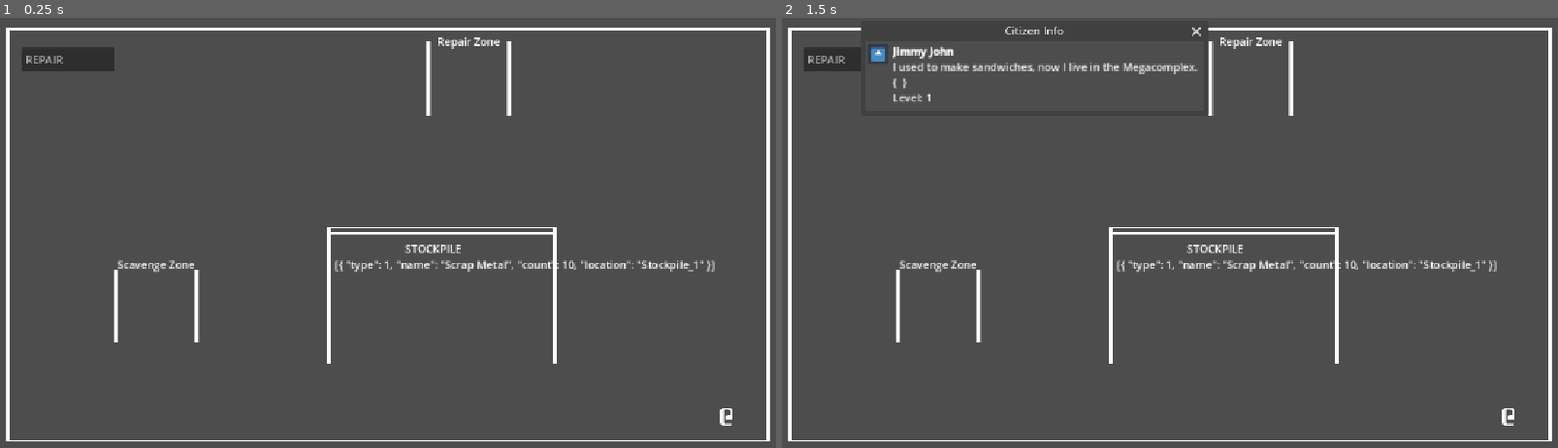
Above: before the commit, frames 1-2 (left to right).
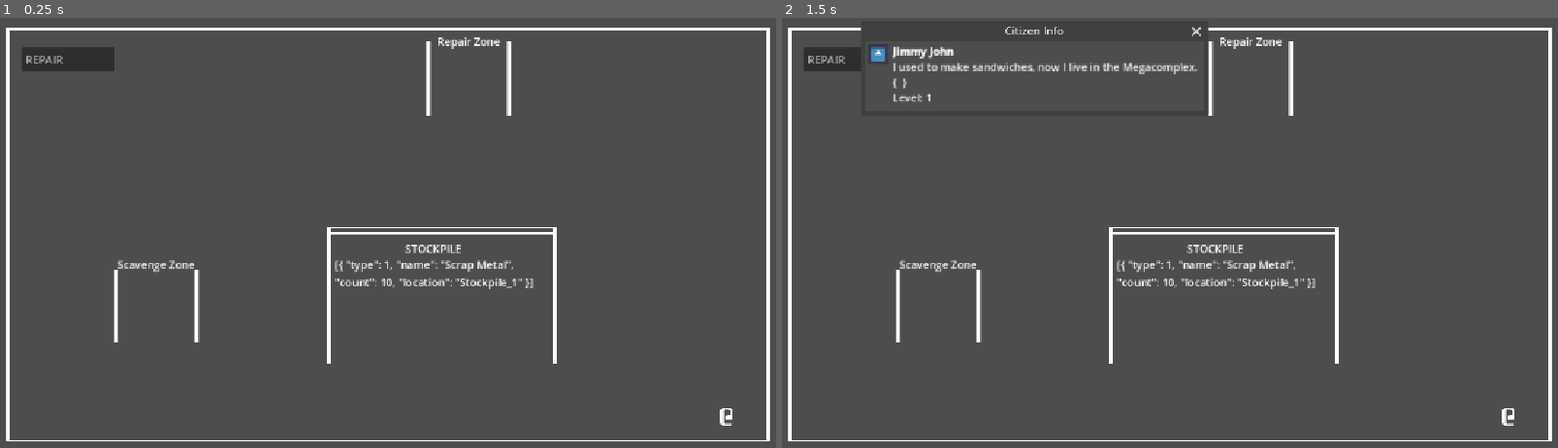
Above: after the commit, the same moments.

Repository: thompsonwill/megacomplex-testing-env
Game: Godot game, scene res://Colony_Sim_Basics/Colony_Sim_main.tscn
The game is run twice, just before and just after one commit, with the same random seed, the same clock (stepped at 60 frames per second) and the same inputs. The engine's default icon, where the game draws it, is replaced by a stand-in: a white triangle on a blue panel in a dark square.
Inputs (mouse positions are in pixels of both pictures, inside the frame that each line leads up to):
- Up to frame 1 (0.25 s): no input
- Up to frame 2 (1.5 s): tap Enter at 0.5 s; drag from (1511, 417) to (1247, 138) at 0.52 s; tap Space at 1.25 s; drag from (1014, 258) to (1511, 417) at 1.27 s

The runs differ from the first frame. In frame 1, 0.5% of the frame differs, in the area x 43-93%, y 56-64%; in frame 2, 0.5%.

Commit message:
Wooo. Inventory check, stockpile run, pickup item, do job

Diff:
--- a/Colony_Sim_Basics/Scripts/Colony_Citizen.gd
+++ b/Colony_Sim_Basics/Scripts/Colony_Citizen.gd
@@ -31,6 +31,9 @@
 var is_working: bool = false
 var target_position
 var STOPPING_DISTANCE: int = 25
+var current_action_purpose: String = "JOB" # Can be JOB, PICKUP, or DROP_OFF
+var required_pickup_item: Dictionary = {}
+var item_resource
 ## End player state vars
 
 # Do we still need this?
@@ -42,18 +45,22 @@
 
 # Used if there is a cost to the job we want to take.
 # Returns true if we have it in our inventory, false if we do not.
-func check_inventory_for_item(item_to_check: Dictionary) -> Variant:
-	print(item_to_check)
-	for item in inventory: # loop through our inventory to check if we have what we need
-		if item_to_check.resource == item.type: # if required resrouce type == the item in our inventory type...
-			return true
-		else:
-			print("You ain't got this one, pal.")
-			return false
-	return
-
-
-
+
+# Corrected: Checks all inventory items and checks the count
+func check_inventory_for_item(item_to_check: Dictionary) -> bool: # Explicitly return bool
+	var required_resource = item_to_check.resource
+	var required_count = item_to_check.count
+
+	for item in inventory:
+		# Check if the resource type matches AND the count is sufficient
+		if item_resource == item.type and item.count >= required_count:
+			return true # We have enough!
+
+	print("You ain't got the required %d of resource %s, pal." % [required_count, required_resource])
+	return false # Only return false after checking ALL inventory entries.
+
+func pickup_item(item) -> void:
+	pass
 
 # Function to let NPC claim a job
 # Need to clean up the code that actually sets the job details (current_job, is_working, target_position)
@@ -69,6 +76,7 @@
 				current_job = job_data
 				is_working = false # make sure we stop working when we move to the job location
 				target_position = job_data.location
+				current_action_purpose = "JOB"
 			else:
 				# Next step is to go looking for the resource in the stockpile.
 				# First, add the job_data to our queued_job array
@@ -76,8 +84,19 @@
 				# Move to that stockpile, pick up item
 				# Update inventory in stockpile & NPC inventory
 				# Check queued jobs, take the one on the list that we can pay for now
+				print("Adding job to NPC job queue")
+				queued_jobs.append(job_data)
+				print(queued_jobs)
 				print("We're looking for a stockpile")
-				BuildingManager.check_stockpile_for_item(item.resource)
+				if BuildingManager.check_stockpile_for_item(item.resource).success:
+					print("stockpile located")
+					var stockpile_info = BuildingManager.check_stockpile_for_item(item.resource).stockpile
+					required_pickup_item = item
+					current_action_purpose = "PICKUP"
+					target_position = stockpile_info.position
+					is_working = false
+					return
+
 
 	else: # this job is free to complete. So generous of our capitalist overlords.
 		print("No cost to this job")
@@ -124,9 +143,25 @@
 		if distance < STOPPING_DISTANCE:
 			velocity = Vector2.ZERO
 			target_position = null
+
 			print("Arrived at target location.")
-			is_working = true
-			print("NPC is now beginning work.")
+
+			match current_action_purpose:
+				"JOB":
+					# Landed at job site
+					if current_job:
+						is_working = true
+						print("Npc is now beginning work")
+				"PICKUP":
+					# Landed at stockpile to pick up the item
+					_execute_stockpile_pickup()
+				"DROP_OFF":
+					pass # do this l8r sk8r
+				_:
+					print("Arrived at target with unknown purpose. RIP")
+
+			# Player should only start_working if they land on a job area
+
 		else:
 			var direction = global_position.direction_to(target_position)
 			velocity = direction * SPEED
@@ -135,7 +170,40 @@
 		velocity = Vector2.ZERO
 	move_and_slide()
 
-
+func _execute_stockpile_pickup() -> void:
+	print("_execute_stockpile_pickup")
+	print(required_pickup_item)
+	item_resource = required_pickup_item.resource
+	var item_count = required_pickup_item.count
+
+	var found = false
+	for item in inventory: # If there's already an item type in the inventory
+		print("Item ", item)
+		if item.type == item_resource:
+			item.count += item_count
+			found = true
+			break
+	if not found: # If we don't have one, pick er up
+		inventory.append({
+			"type": item_resource,
+			"name": "Scrap Metal",
+			"count": item_count
+		})
+	print("Successfully picked up %d of %s. Inventory: %s" % [item_count, item_resource, inventory])
+
+	# Clear the variables we cooked up for this
+	required_pickup_item = {}
+	current_action_purpose = "JOB" # Let's reset our purpose and kick off our queued job
+
+	if not queued_jobs.is_empty():
+		# Re-claims the first job, which should now pass the inventory check
+		var next_job = queued_jobs.pop_front() # Remove from queue
+		# call the original claim function to send the NPC to the right spot
+		_claim_new_job(next_job)
+	else:
+		# No job waiting, this guy is a BUM!
+		print("pickup complete, not queued jobs. Dude is hanging out. ")
+	pass
 # Show the citizen's details UI
 func _on_mouse_collider_mouse_entered() -> void:
 	#print("inventory")
--- a/Colony_Sim_Basics/Scripts/State/BuildingManager.gd
+++ b/Colony_Sim_Basics/Scripts/State/BuildingManager.gd
@@ -16,19 +16,22 @@
 # End stockpile testing
 
 
-func check_stockpile_for_item(item_type: SimulationManager.ResourceType) -> void:
+func get_stockpile_location(stockpile) -> Variant:
+	return stockpile
+
+func check_stockpile_for_item(item_type: SimulationManager.ResourceType) -> Dictionary:
 	# Harcoding stockpile array because we're looking for shit in there
 	for stockpile in buildings_by_type['Stockpile']:
 		if stockpile.inventory.size() > 0:
 			for item in stockpile.inventory:
 				if item.type == item_type:
-					print("Item located, sickem boys")
-					print(item)
+					return {"success": true, "stockpile": stockpile}
 				else:
-					print("Doesn't seem to be one of those items laying around.")
+					return {"success": false}
 		else:
 			print("Inventory is completely empty, champ")
-	pass
+			return {"success": false}
+	return {"success": false}
 
 func register_building(type: String, position: Vector2i, area: Rect2, node: PackedScene ) -> void:
 	# Check if the building type exists in our dictionary, if it does, add it to the list
--- a/Colony_Sim_Basics/Scripts/State/SimulationManager.gd
+++ b/Colony_Sim_Basics/Scripts/State/SimulationManager.gd
@@ -7,7 +7,7 @@
 
 # Global Enum Definitions
 enum JobStatus {AVAILABLE, CLAIMED, IN_PROGRESS, BLOCKED}
-enum JobType {REPAIR, SCAVENGE}
+enum JobType {REPAIR, SCAVENGE, GET_RESOURCE}
 ## Resource Enums
 enum ResourceType {CONSUMABLE, SCRAP_METAL}
 
@@ -21,7 +21,6 @@
 	"progress": 0,
 	"cost": [{"resource": ResourceType.SCRAP_METAL, "count": 1}] # <-- however many resources it costs to do this
 	#"reward": {} Is there a reward? How much will they *get* for scavenging? They can add this to their inventory
-
 }]
 ## End main game state variables
 
@@ -30,7 +29,7 @@
 # Signals
 signal job_selected # fired from the job screen UI
 signal job_completed(index: int) # ensure we can update the jobs array when the job is done
-
+signal look_for_item(item)
 
 
 # Helper function to get job data
--- a/Colony_Sim_Basics/Scripts/StockPile.gd
+++ b/Colony_Sim_Basics/Scripts/StockPile.gd
@@ -23,3 +23,8 @@
 # Called every frame. 'delta' is the elapsed time since the previous frame.
 func _process(delta: float) -> void:
 	pass
+
+
+func _on_area_2d_body_entered(body: Node2D) -> void:
+	print("Player arriving at ", building_type)
+	pass # Replace with function body.
--- a/Colony_Sim_Basics/StockPile.tscn
+++ b/Colony_Sim_Basics/StockPile.tscn
@@ -1,7 +1,10 @@
-[gd_scene load_steps=3 format=4 uid="uid://dlr4dx0r0ae5l"]
+[gd_scene load_steps=4 format=4 uid="uid://dlr4dx0r0ae5l"]
 
 [ext_resource type="Script" uid="uid://b8rk887qlas4m" path="res://Colony_Sim_Basics/Scripts/Stockpile.gd" id="1_6jfb0"]
 [ext_resource type="TileSet" uid="uid://b3d4xj4b331dx" path="res://Global_Assets/ASCII_Tileset.tres" id="1_ahb3n"]
+
+[sub_resource type="RectangleShape2D" id="RectangleShape2D_6jfb0"]
+size = Vector2(344.5, 207.5)
 
 [node name="StockPile" type="Node2D" node_paths=PackedStringArray("tiles", "inventory_label")]
 script = ExtResource("1_6jfb0")
@@ -25,3 +28,12 @@
 offset_right = 337.0
 offset_bottom = 215.0
 text = "inventory"
+autowrap_mode = 2
+
+[node name="Area2D" type="Area2D" parent="."]
+
+[node name="CollisionShape2D" type="CollisionShape2D" parent="Area2D"]
+position = Vector2(180.75, 114.25)
+shape = SubResource("RectangleShape2D_6jfb0")
+
+[connection signal="body_entered" from="Area2D" to="." method="_on_area_2d_body_entered"]
--- a/Global_Assets/ASCII_Tileset.tres
+++ b/Global_Assets/ASCII_Tileset.tres
@@ -185,7 +185,6 @@
 1:11/0 = 0
 2:11/0 = 0
 3:11/0 = 0
-3:11/0/physics_layer_0/polygon_0/points = PackedVector2Array(-3.186306, -18, 3.1863098, -18, 3.50494, 18, -3.186306, 18)
 4:11/0 = 0
 5:11/0 = 0
 6:11/0 = 0
